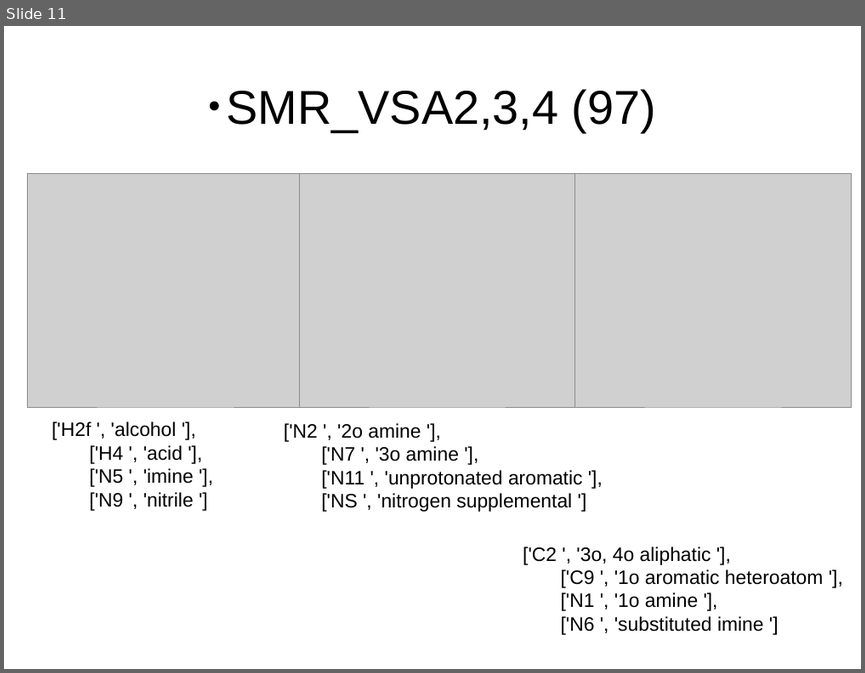
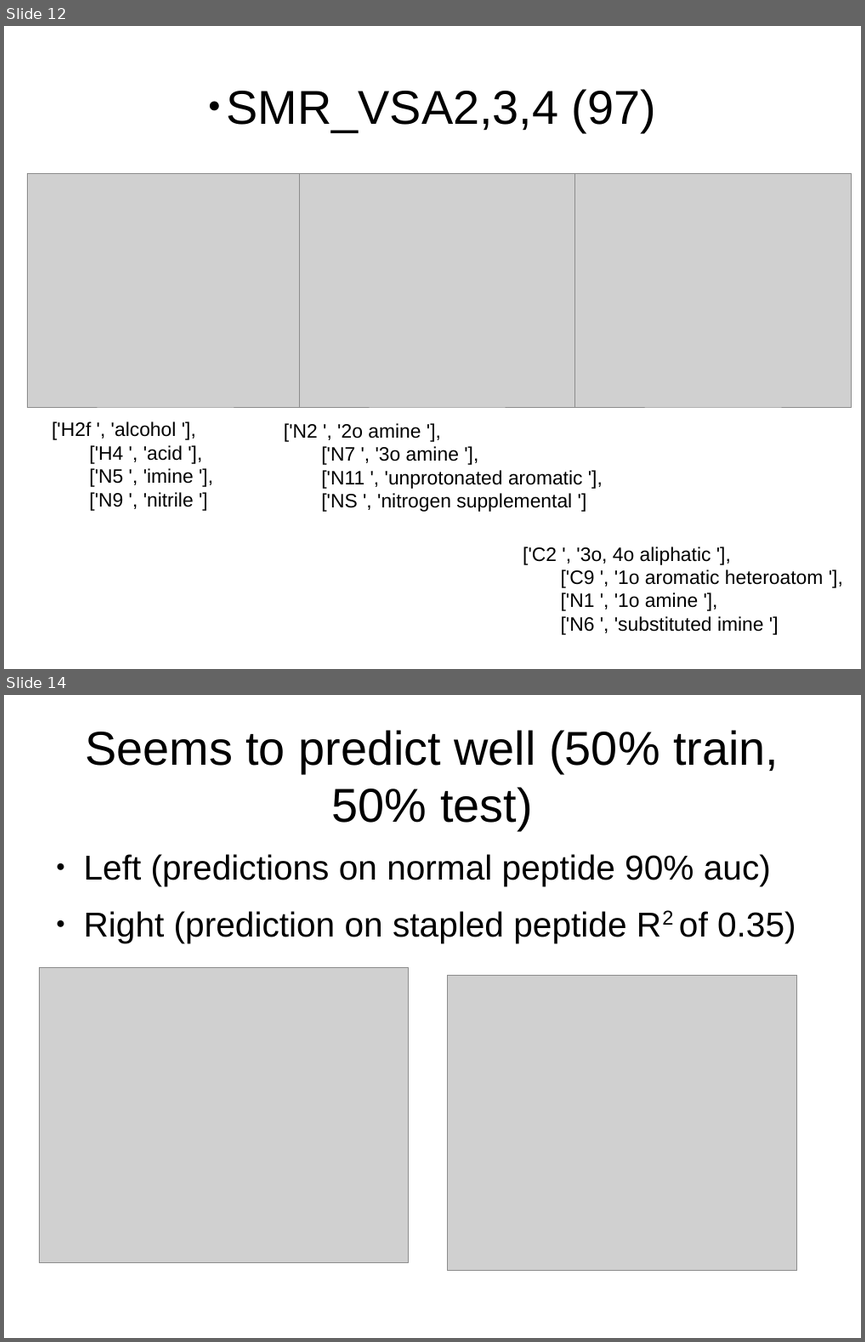
Before and after one commit to leexa90/Projects, a slide deck: toxicity/Final/Permability/all_seq/permaubility slides.odp. Shown one above the other, each under a label of ours: slide 11 before the commit, slides 12 and 14 after it; the slides between them are not shown. The pictures are 865x673 and 865x1342 pixels, drawn with LibreOffice and Linux fonts; fonts in the diff are those of the drawing; grey boxes stand for pictures; background and template pictures are left out. Boxes give left, top, right and bottom in pixels: in the first picture for what was removed or moved away, otherwise in the second. Text is boxed around its words. In the diff, an @@ line names an element or a change of style, - is before the commit and + after.

```diff
--- a/toxicity/Final/Permability/all_seq/permaubility slides.odp
+++ b/toxicity/Final/Permability/all_seq/permaubility slides.odp
@@ slide 14 added at (4,695,861,1338), background #FFFFFF @@
@@ title added at (85,730,778,830), 44 pt, text #000000 @@
+Seems to predict well (50% train, 50% test)
@@ text added at (84,854,796,943), 32 pt, text #000000 @@
+● Left (predictions on normal peptide 90% auc)
+● Right (prediction on stapled peptide R2 of 0.35)
@@ picture added at (39,967,409,1263) @@
@@ picture added at (447,975,797,1270) @@
@@ what was slide 11 is now slide 12 @@
```
Also in this commit, not shown: 2 slides changed, 8 other slides added, 30 other files.
